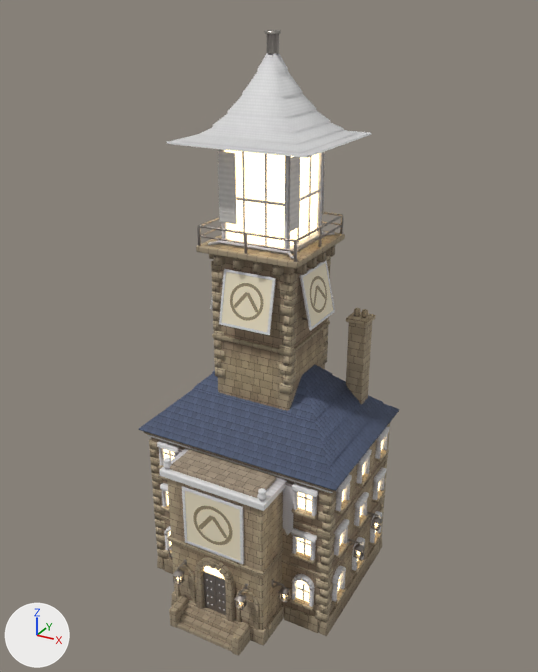
Two versions of the glTF model public/themes/medieval-castle-v2/models/building/protocol.spark.glb, one commit apart.
The view is the same before and after, from a camera (50 mm lens) standing at (16.1, -28.5, 28.4) and looking at (0.3, 0.2, 14.0). The axes (+X, +Y, +Z) are drawn at lower left. The lights are the same throughout. The first picture is the older version. Objects named as collision shapes, trigger or cutter boxes, shadow casters or lower levels of detail are left out. Where no turn or scale is listed for an object, it has been applied to the vertices. Vertices at exactly the same position are counted once.

Objects in the first picture: 'building.protocol.spark.lod0', 'logo', 'logo.1', 'logo.3', 'shutter.0', 'shutter.3' and 6 more.
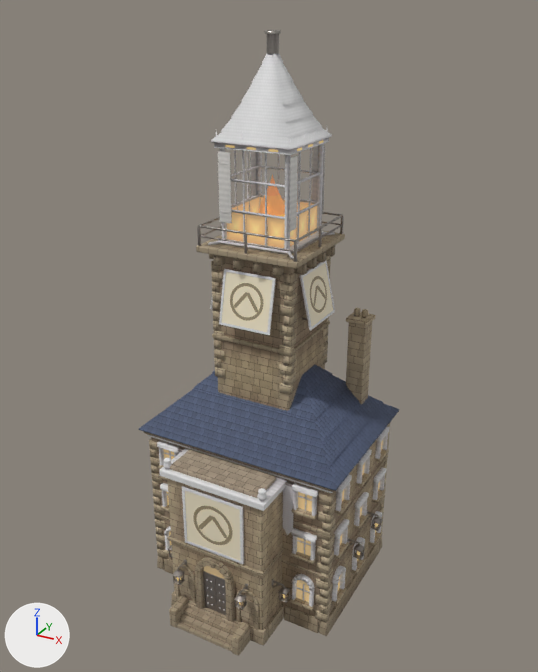
Patch to the scene script:
```diff
--- a/public/themes/medieval-castle-v2/models/building/protocol.spark.glb.py
+++ b/public/themes/medieval-castle-v2/models/building/protocol.spark.glb.py
@@ mat_glow @@
 n0 = _N.new('ShaderNodeBsdfPrincipled'); n0.name = 'Principled BSDF'
 n0.inputs[2].default_value = 0.6  # 'Roughness'
-n0.inputs[27].default_value = (1.0, 0.78, 0.45, 1.0)  # 'Emission Color', beige #ffe5b3
-n0.inputs[28].default_value = 2.5  # 'Emission Strength'
+n0.inputs[27].default_value = (0.3, 0.234, 0.135, 1.0)  # 'Emission Color', brown #958567
+n0.inputs[28].default_value = 1.0  # 'Emission Strength'
 n1 = _N.new('ShaderNodeOutputMaterial'); n1.name = 'Material Output'
@@ me_building_protocol_spark @@
 # used by ob_building_protocol_spark_lod0; location = (0.0, 0.0, 0.0)
-me_building_protocol_spark.from_pydata(...)  # 8695 vertices, 13120 faces; spans x -5.7..5.7, y -5.9..5.5, z 0.0..27.5
+me_building_protocol_spark.from_pydata(...)  # 9163 vertices, 13754 faces; spans x -5.7..5.7, y -5.9..5.5, z 0.0..27.5
+# me_building_protocol_spark part 1: the loose piece of 8 vertices spanning x -1.5..1.5, y 2.7..2.8, z 20.6..20.7 is copied, and the copy is moved by (0.0, 0.0, 0.8); it spans x -1.5..1.5, y 2.7..2.8, z 21.4..21.5
+# me_building_protocol_spark part 2: the loose piece of 8 vertices spanning x -1.5..1.5, y -0.5, z 20.6..20.7 is copied, and the copy is moved by (0.0, 0.0, 0.8); it spans x -1.5..1.5, y -0.5, z 21.4..21.5
+# me_building_protocol_spark part 3: the loose piece of 8 vertices spanning x -1.7..-1.6, y -0.4..2.6, z 20.6..20.7 is copied, and the copy is moved by (0.0, 0.0, 0.8); it spans x -1.7..-1.6, y -0.4..2.6, z 21.4..21.5
+# me_building_protocol_spark part 4: the loose piece of 8 vertices spanning x 1.6..1.7, y -0.4..2.6, z 20.6..20.7 is copied, and the copy is moved by (0.0, 0.0, 0.8); it spans x 1.6..1.7, y -0.4..2.6, z 21.4..21.5
+# me_building_protocol_spark part 5: 52 vertices moved from x -2.4..2.9, y -1.7..3.5, z 20.6..25.1 to x -1.7..1.7, y -0.5..2.8, z 18.7..20.1; 46 vertices removed from x -3.3..3.3, y -2.2..4.4, z 18.7..26.0; 290 vertices added at x -2.0..2.0, y -0.9..3.1, z 18.7..26.3
+# me_building_protocol_spark part 6: 24 kept faces spanning x -1.7..1.7, y -0.5..2.8, z 18.7..20.1 get new texture (UV) coordinates
+# me_building_protocol_spark part 7: 146 kept faces spanning x -5.0..5.3, y -4.8..5.1, z 0.0..27.5 get new vertex colours
+# me_building_protocol_spark part 8: 8 faces spanning x -0.5..0.3, y 0.5..1.7, z 18.7..19.2 switch from mat_tint to mat_metal
+# other edits to the shape of me_building_protocol_spark do not show in these pictures
 me_building_protocol_spark.materials.append(mat_stone)
@@ me_shutter_3 @@
 # used by ob_shutter_3; location = (-1.77, -0.67, 21.08)
 # before: 0 (0.91, 0.01, -1.52) at pixel (236, 224), 3 (0.91, 0.01, 1.62) at pixel (235, 153), 4 (0.91, -0.04, -1.52) at pixel (235, 224), 5 (0.91, -0.04, 1.62) at pixel (234, 153)
-me_shutter_3.from_pydata(...)  # 24 vertices, 32 faces; spans x 0.03..0.91, y -0.06..0.02, z -1.52..1.62
+me_shutter_3.from_pydata(...)  # 24 vertices, 32 faces; spans x 0.03..0.66, y -0.05..0.02, z -1.52..1.62
+# me_shutter_3 part 9
+for i in [0, 3, 4, 5]: me_shutter_3.vertices[i].co += Vector((-0.25, 0.0, 0.0))
+# other edits to the shape of me_shutter_3 do not show in these pictures
 me_shutter_3.materials.append(mat_trim)
```

Changed parts and their boxes (x1, y1, x2, y2) in the pictures (538 x 672 px):
'building.protocol.spark.lod0', recoloured, surface changed, reshaped: (139, 30, 399, 656) in both
'shutter.3', reshaped (25% narrower): before (218, 151, 237, 224); after (218, 151, 232, 223)
'flame', recoloured, surface changed: (259, 175, 285, 217) in both
part 1 of me_building_protocol_spark, added: after (260, 166, 318, 174)
part 2 of me_building_protocol_spark, added (mostly hidden): after (231, 179, 285, 188)
part 3 of me_building_protocol_spark, added: after (231, 166, 259, 178)
part 4 of me_building_protocol_spark, added: after (297, 172, 320, 184)
part 5 of me_building_protocol_spark, cut back: before (167, 53, 371, 248); after (211, 53, 332, 248)
part 6 of me_building_protocol_spark, surface changed: before (204, 91, 320, 206); after (231, 195, 319, 219)
part 7 of me_building_protocol_spark, recoloured: before (202, 91, 346, 593); after (202, 140, 346, 593)
part 8 of me_building_protocol_spark, recoloured: before (204, 91, 302, 151)
